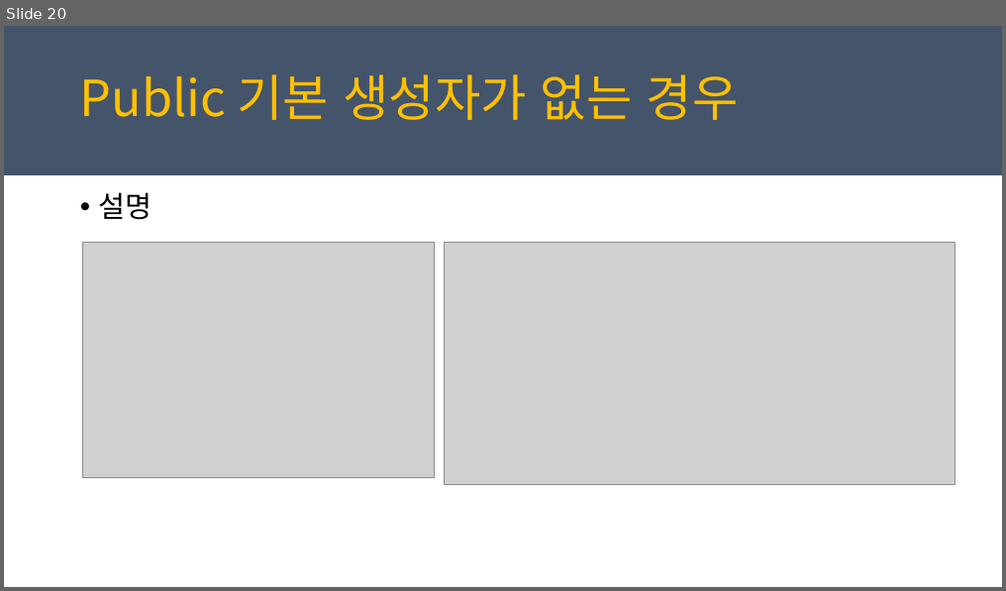
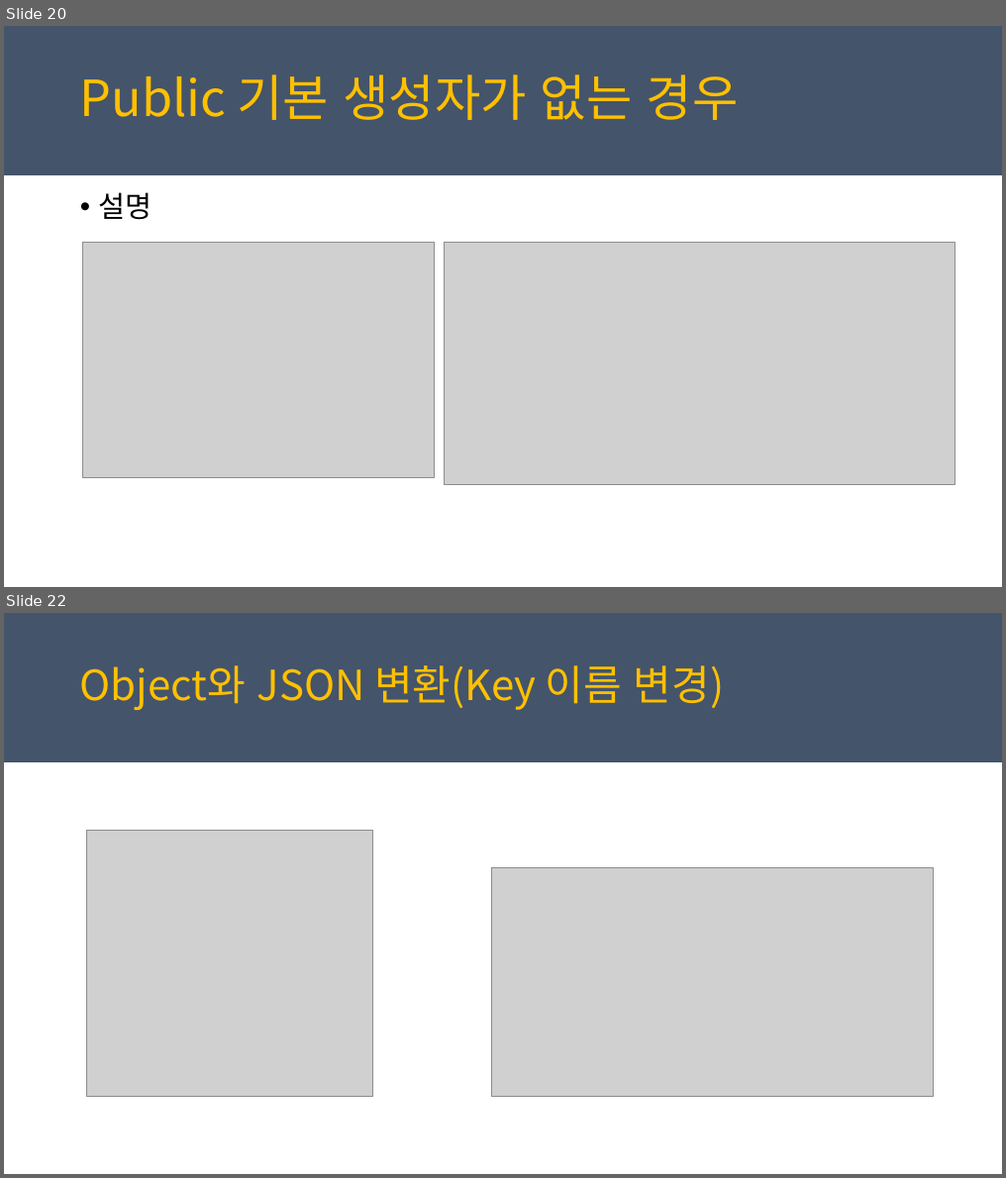
Before and after one commit to juniair/Summary-PPT, a slide deck: PRISM_Newton.Json.pptx. Shown one above the other, each under a label of ours: slide 20 before the commit, slides 20 and 22 after it; the slides between them are not shown. The pictures are 1006x591 and 1006x1178 pixels, drawn with LibreOffice and Linux fonts; fonts in the diff are those of the drawing; grey boxes stand for pictures. Boxes give left, top, right and bottom in pixels: in the first picture for what was removed or moved away, otherwise in the second. Text is boxed around its words. In the diff, an @@ line names an element or a change of style, - is before the commit and + after.

Commit message:
update

```diff
--- a/PRISM_Newton.Json.pptx
+++ b/PRISM_Newton.Json.pptx
@@ slide 22 added at box(4, 613, 1002, 1174), background #FFFFFF; not listed: 1 template element that a slide beside it also shows @@
@@ text added at box(80, 665, 724, 710), 40 pt, text #FFC000 @@
+Object와 JSON 변환(Key 이름 변경)
@@ picture added at box(86, 830, 372, 1096) @@
@@ picture added at box(491, 868, 934, 1096) @@
```
Also in this commit, not shown: 2 other slides added.
